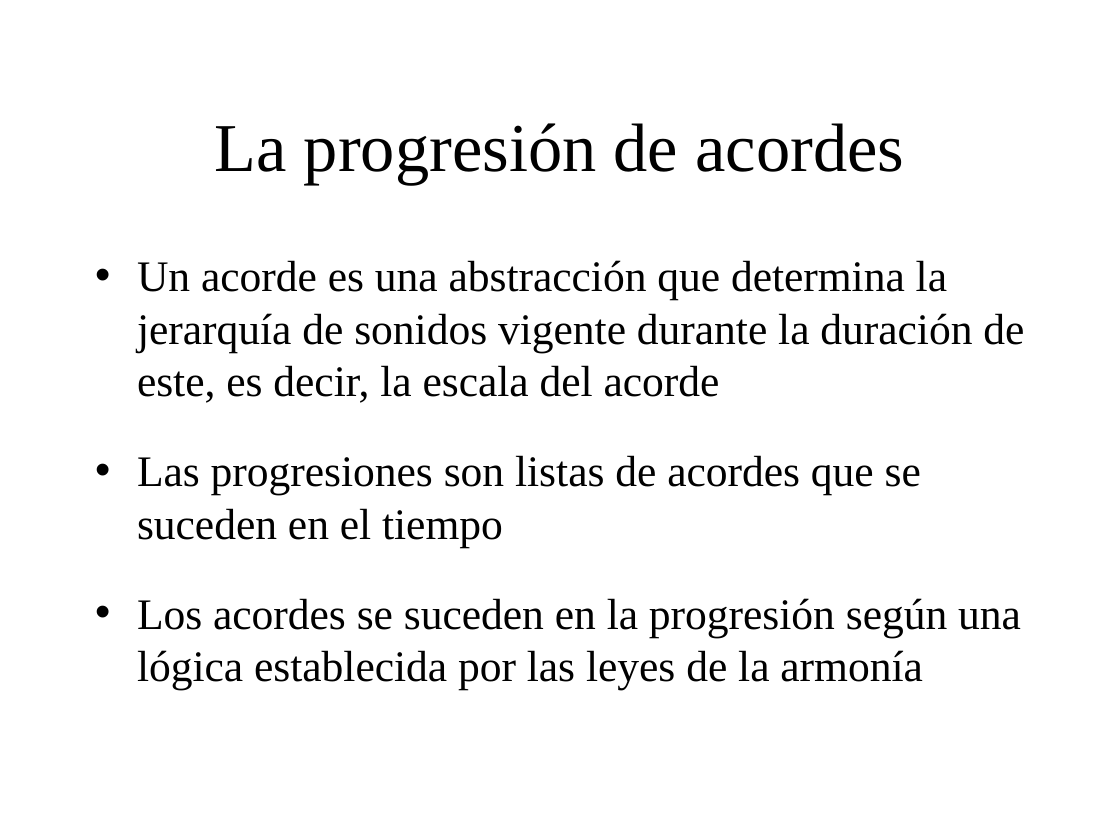
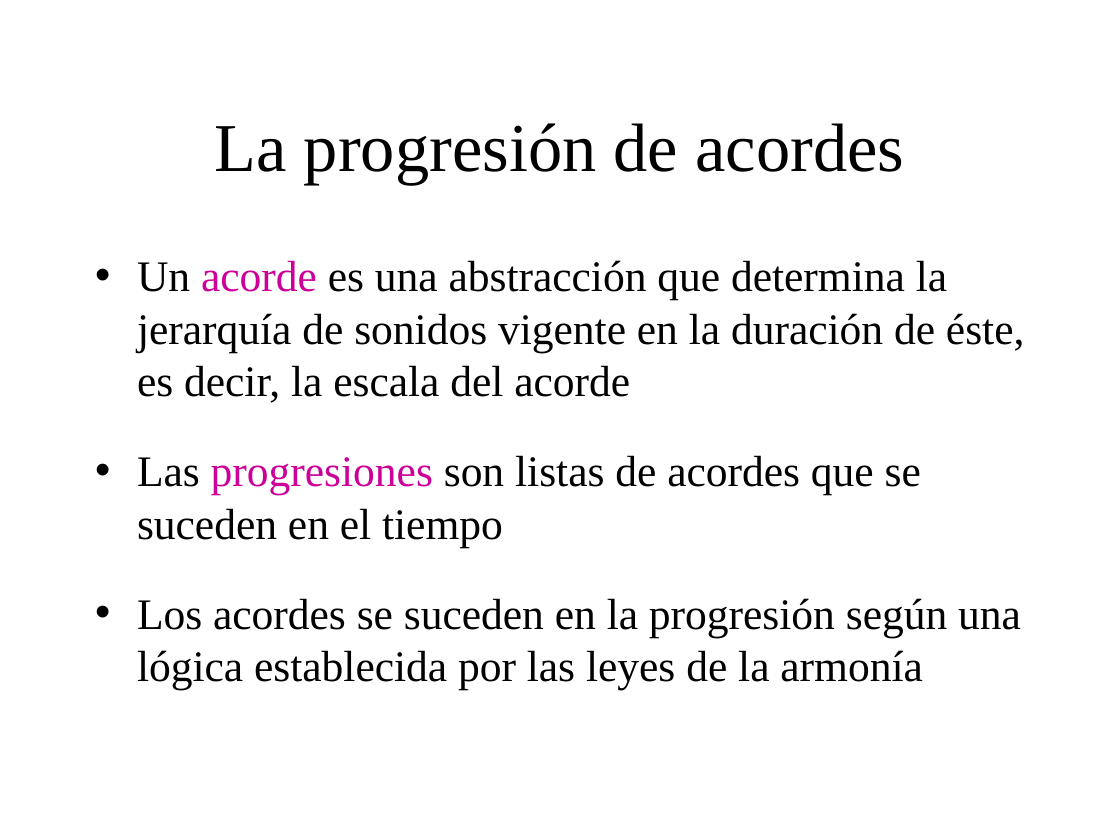
Before and after one commit to BackupTheBerlios/genaro, a slide deck: slide 22 of Documentos/MemoriaSSII/presentacion_proyecto.ppt (slide 21 before the commit). Drawn at 1120x840 pixels with LibreOffice and Linux fonts; fonts in the diff are those of the drawing; background and template pictures are left out. Boxes give left, top, right and bottom in pixels: in the first picture for what was removed or moved away, otherwise in the second. Text is boxed around its words. In the diff, an @@ line names an element or a change of style, - is before the commit and + after.

```diff
--- a/Documentos/MemoriaSSII/presentacion_proyecto.ppt
+++ b/Documentos/MemoriaSSII/presentacion_proyecto.ppt
@@ text at (137,260,1025,403): text changed @@
-• Un acorde es una abstracción que determina la jerarquía de sonidos vigente durante la duración de este, es decir, la escala del acorde
+• Un acorde es una abstracción que determina la jerarquía de sonidos vigente en la duración de éste, es decir, la escala del acorde
@@ text at (137,455,921,547): text colour #000000 to #CC0099 in "progresiones" @@
```
Also in this commit, not shown: 29 other slides changed, 6 slides added.
